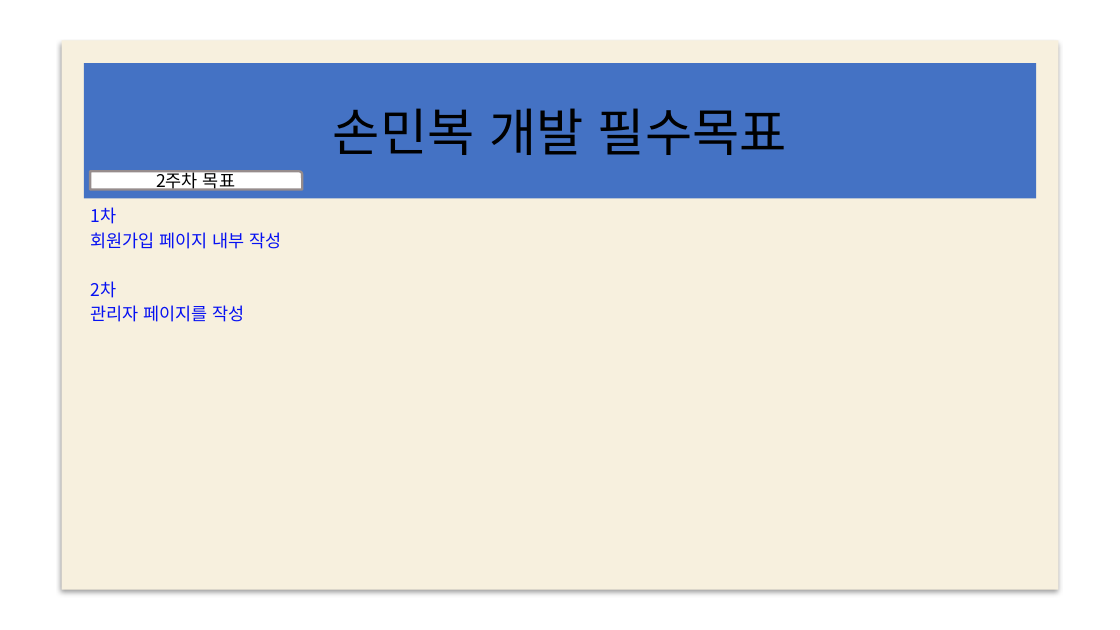
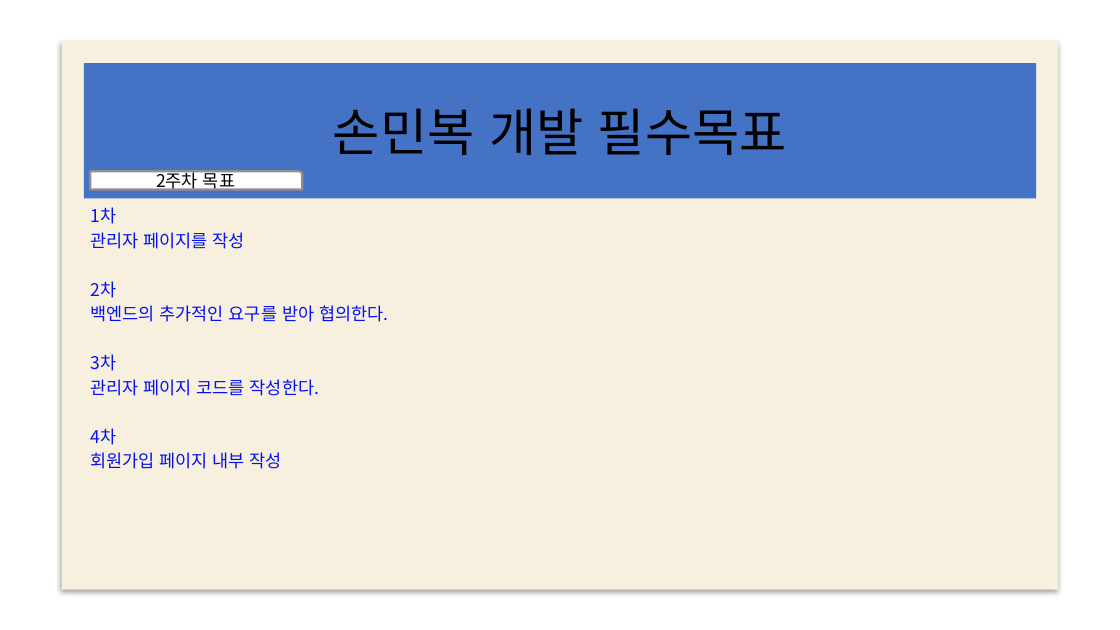
Before and after one commit to web5-kimgangmoon/teamproject_cloneCoding-Kim-Lee-Son-, a slide deck: slide 13 of 스케줄표.pptx. Drawn at 1120x630 pixels with LibreOffice and Linux fonts; fonts in the diff are those of the drawing; background and template pictures are left out. Boxes give left, top, right and bottom in pixels: in the first picture for what was removed or moved away, otherwise in the second. Text is boxed around its words. In the diff, an @@ line names an element or a change of style, - is before the commit and + after.

```diff
--- a/스케줄표.pptx
+++ b/스케줄표.pptx
@@ subtitle at (x1=90, y1=232, x2=388, y2=445): paragraphs added @@
+관리자 페이지를 작성
+2차
+백엔드의 추가적인 요구를 받아 협의한다.
+3차
+관리자 페이지 코드를 작성한다.
+4차
@@ subtitle at (x1=90, y1=281, x2=245, y2=322): paragraphs removed @@
-2차
-관리자 페이지를 작성
```
Also in this commit, not shown: 8 other slides changed, 2 other files.
